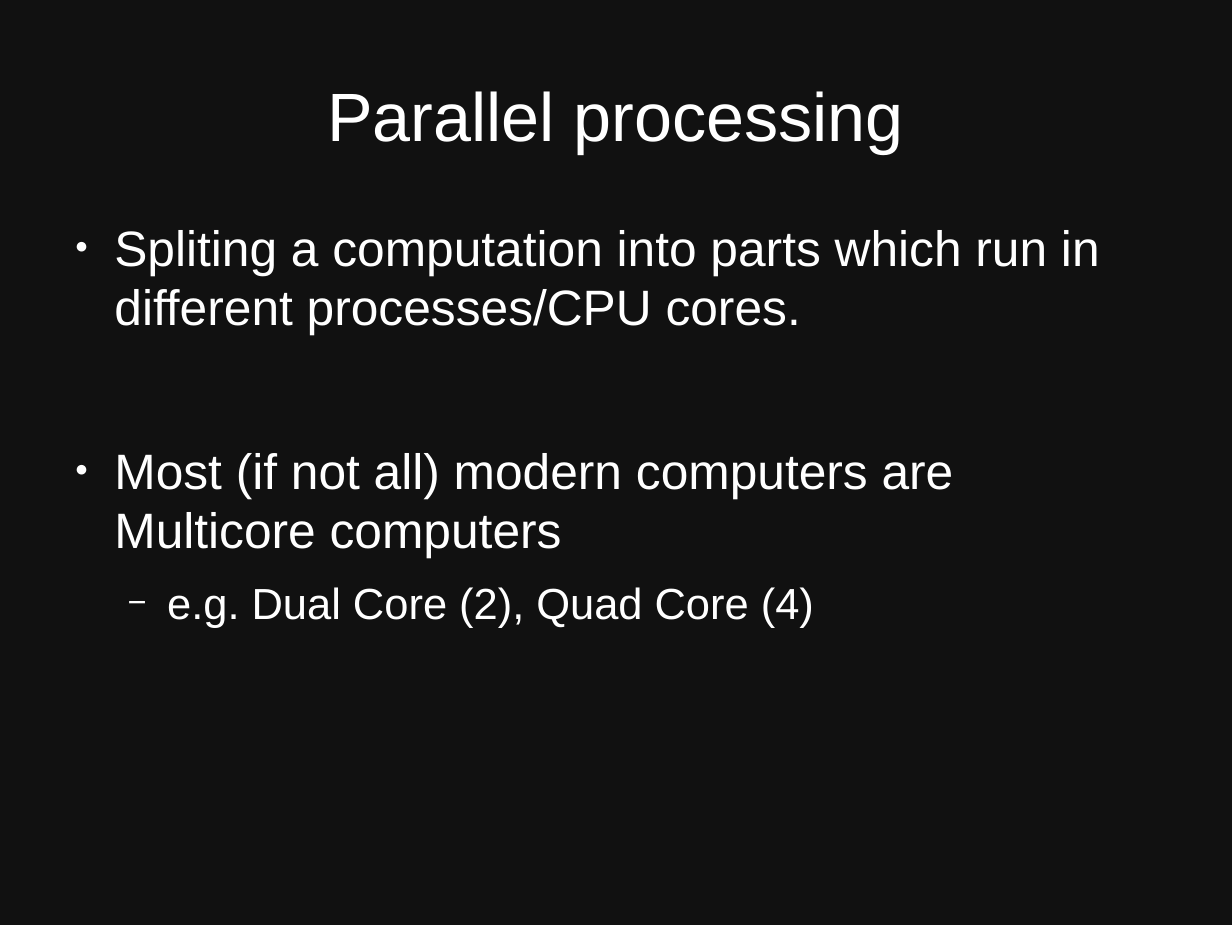
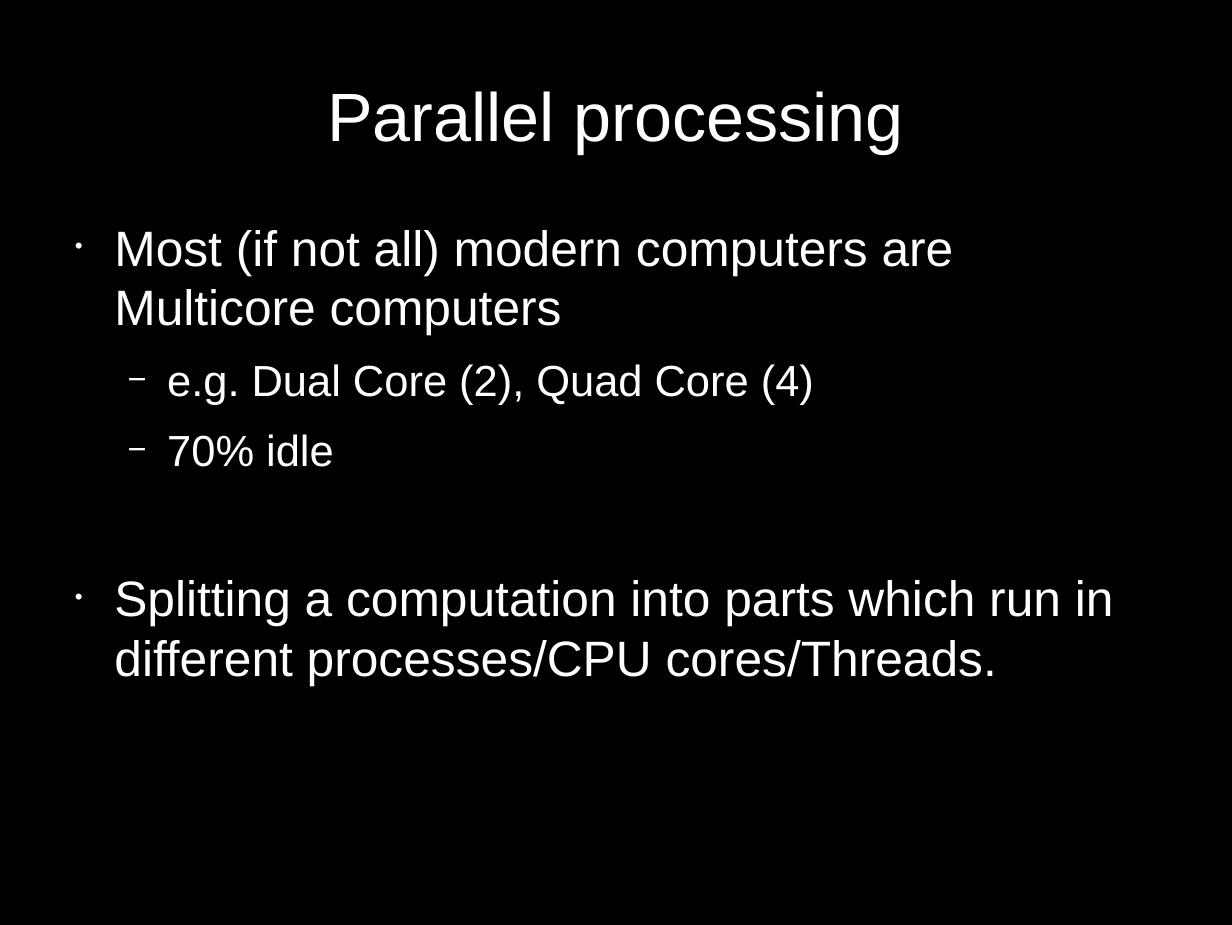
Before and after one commit to jason-neal/PC_Joblib_parrallelization, a slide deck: slide 4 of Embarisingly Parallel.odp. Drawn at 1232x925 pixels with LibreOffice and Linux fonts; fonts in the diff are those of the drawing. Boxes give left, top, right and bottom in pixels: in the first picture for what was removed or moved away, otherwise in the second. Text is boxed around its words. In the diff, an @@ line names an element or a change of style, - is before the commit and + after.

Commit message:
Most of presentation and examples done - night before

```diff
--- a/Embarisingly Parallel.odp
+++ b/Embarisingly Parallel.odp
@@ background #111111 to #000000 @@
@@ text at [114,230,1100,335]: paragraph removed @@
-● Spliting a computation into parts which run in different processes/CPU cores.
@@ text at [114,230,954,335]: bullet ● to • @@
@@ text at [114,434,1114,686]: paragraphs added @@
+  − 70% idle
+• Splitting a computation into parts which run in different processes/CPU cores/Threads.
```
Also in this commit, not shown: 3 other slides changed, 12 slides added, 4 slides removed, 4 other files.
